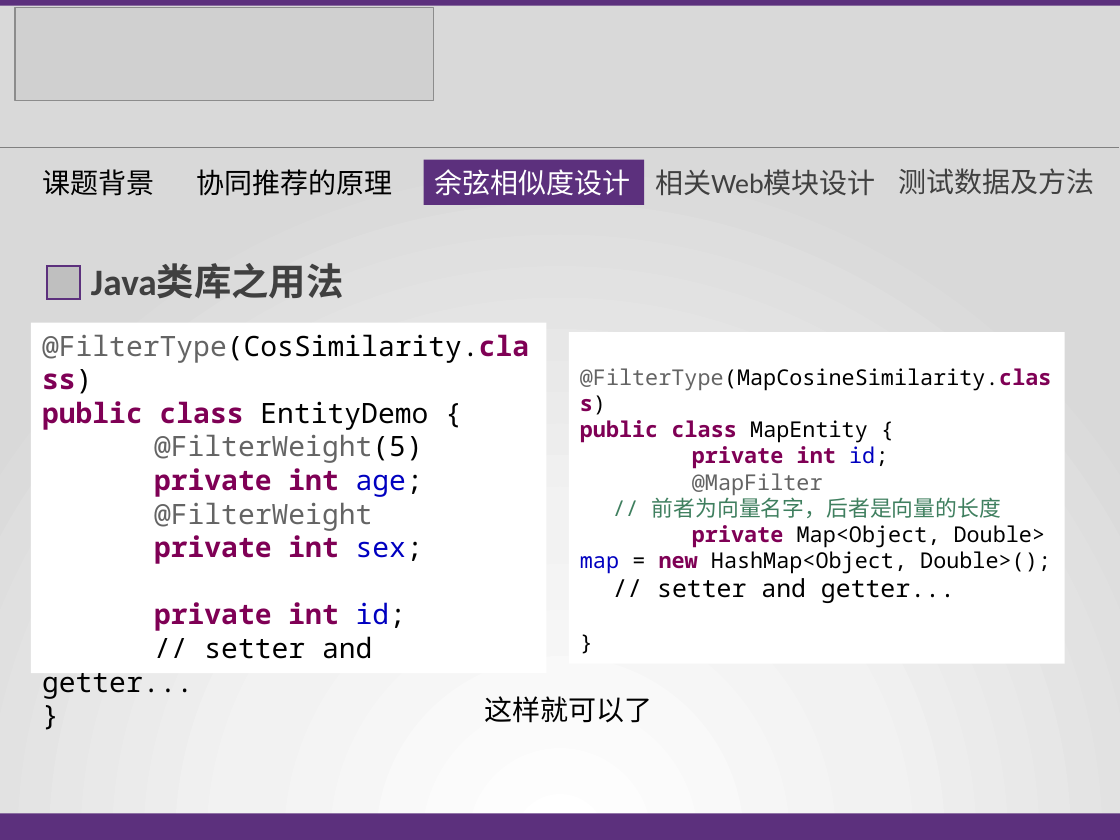
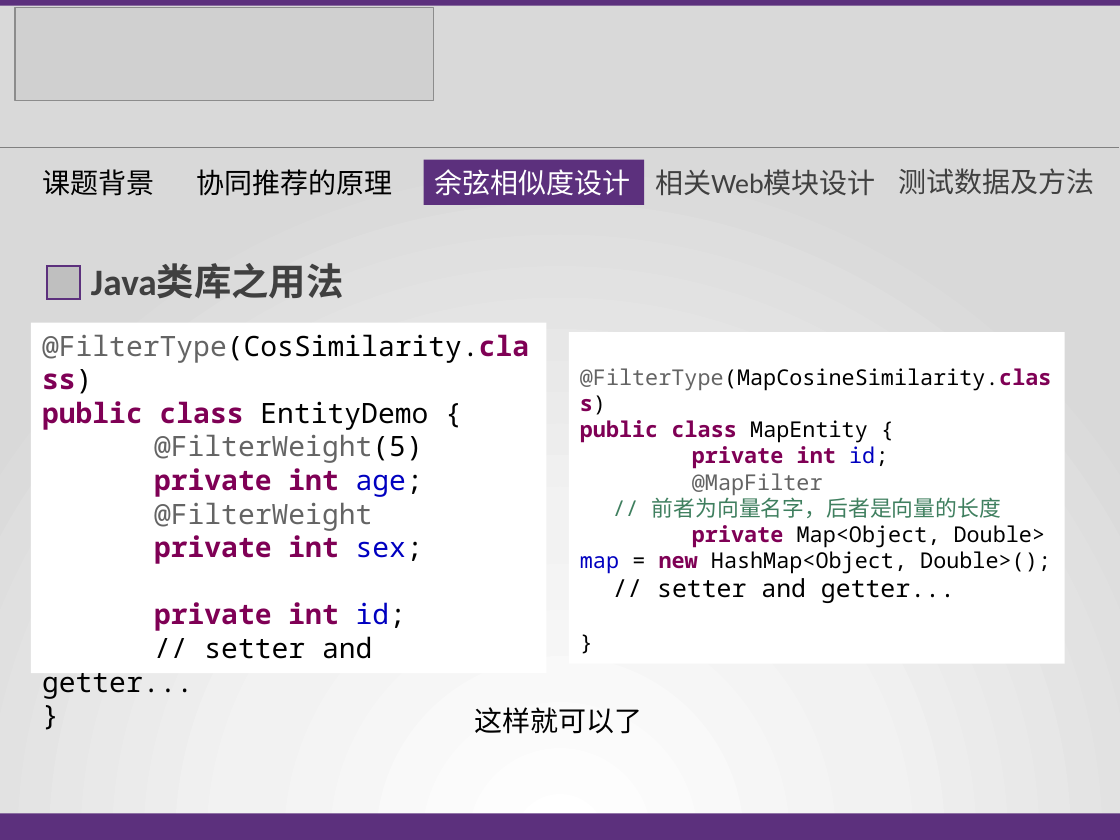
Before and after one commit to cshijiel/tjpu, a slide deck: slide 9 of 毕业演讲稿.pptx. Drawn at 1120x840 pixels with LibreOffice and Linux fonts; fonts in the diff are those of the drawing; grey boxes stand for pictures. Boxes give left, top, right and bottom in pixels: in the first picture for what was removed or moved away, otherwise in the second. Text is boxed around its words. In the diff, an @@ line names an element or a change of style, - is before the commit and + after.

```diff
--- a/毕业演讲稿.pptx
+++ b/毕业演讲稿.pptx
@@ text "这样就可以了": place and size @@
-text "这样就可以了" at [485,696,653,723]
+text "这样就可以了" at [475,707,643,734]
@@ text "这样就可以了" at [475,707,643,734]: font Calibri to Noto Sans CJK SC @@
```
Also in this commit, not shown: 7 other slides changed, 1 slide removed.
